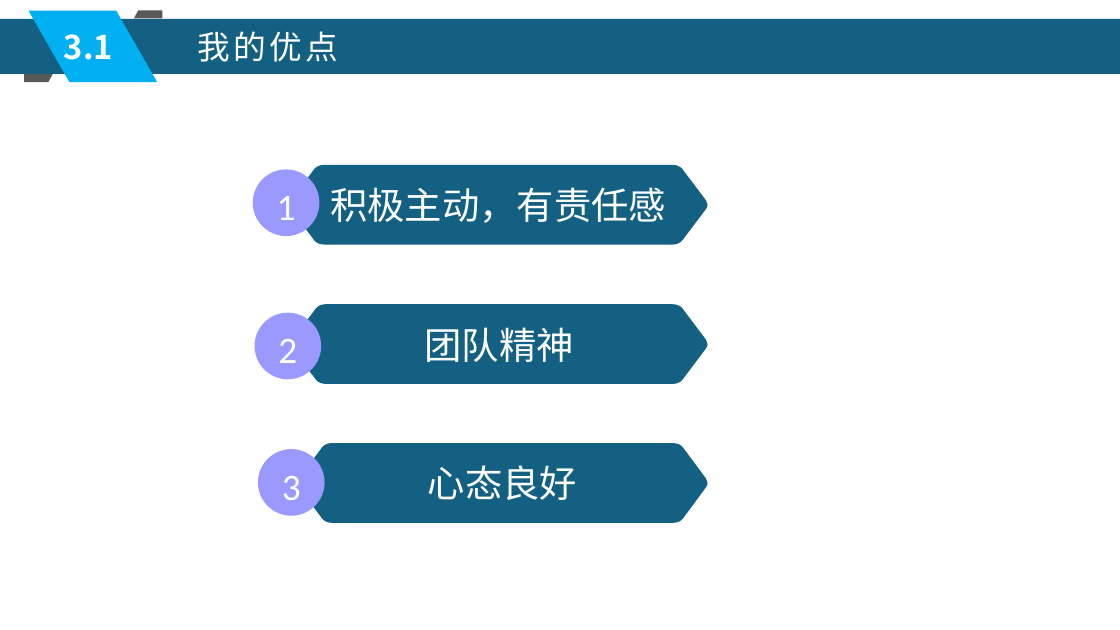
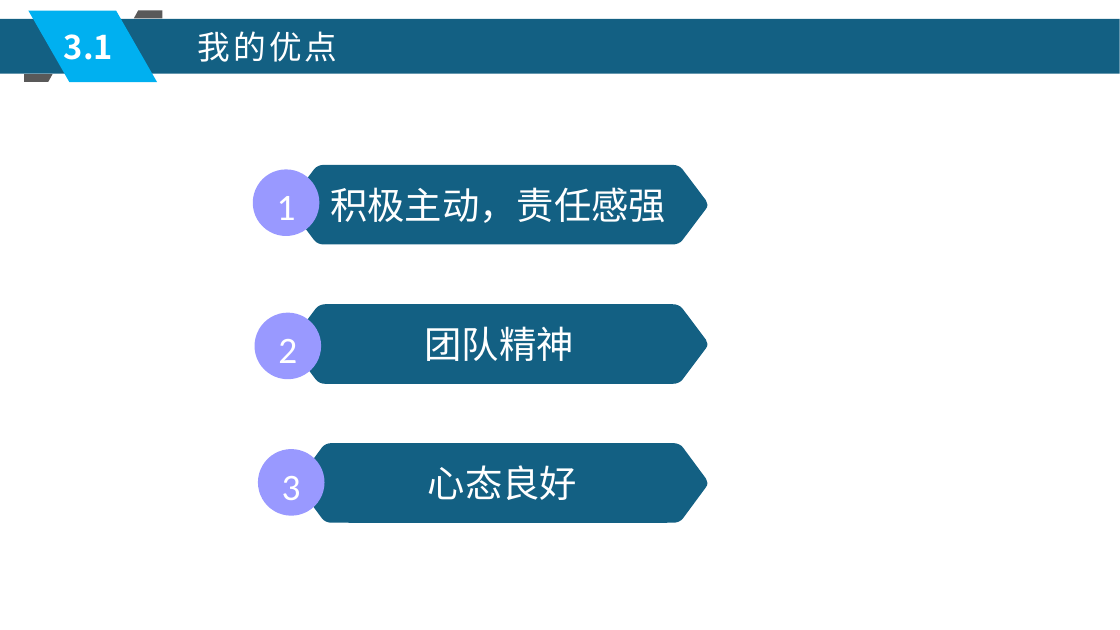
Before and after one commit to xljnc/husky-starter, a slide deck: slide 12 of doc/zzdb.pptx. Drawn at 1120x630 pixels with LibreOffice and Linux fonts; fonts in the diff are those of the drawing. Boxes give left, top, right and bottom in pixels: in the first picture for what was removed or moved away, otherwise in the second. Text is boxed around its words. In the diff, an @@ line names an element or a change of style, - is before the commit and + after.

```diff
--- a/doc/zzdb.pptx
+++ b/doc/zzdb.pptx
@@ freeform shape at [24, 74, 53, 82]: outline redrawn @@
@@ freeform shape "积极主动，责任感强" at [289, 165, 707, 245]: outline redrawn @@
@@ text in freeform shape at [330, 187, 666, 223]: text changed @@
-积极主动，有责任感
+积极主动，责任感强
```
Also in this commit, not shown: 11 other slides changed.
